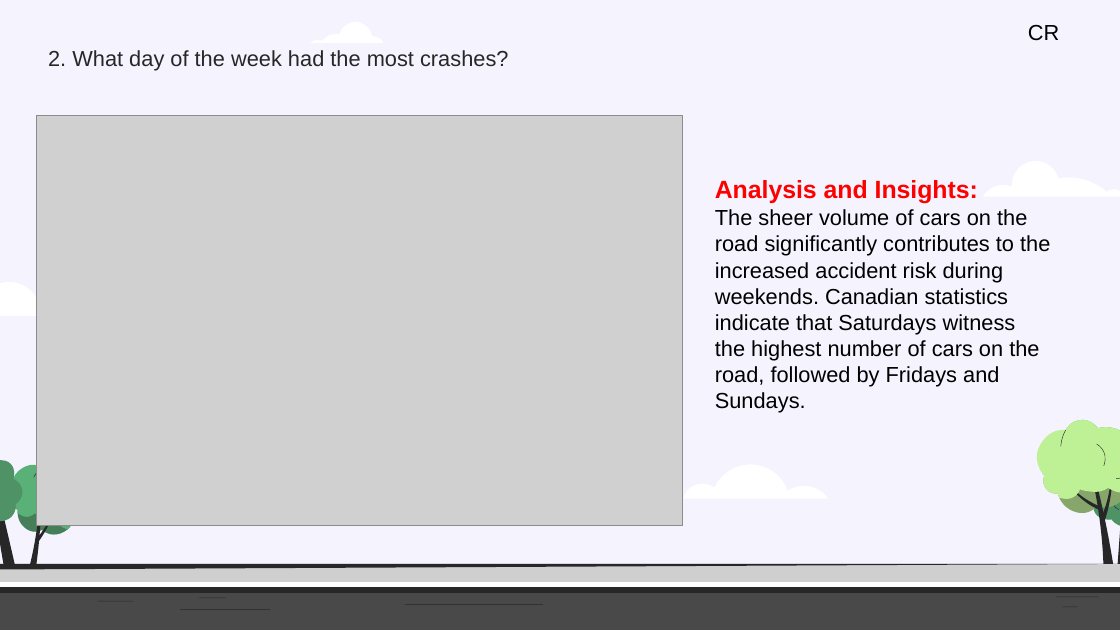
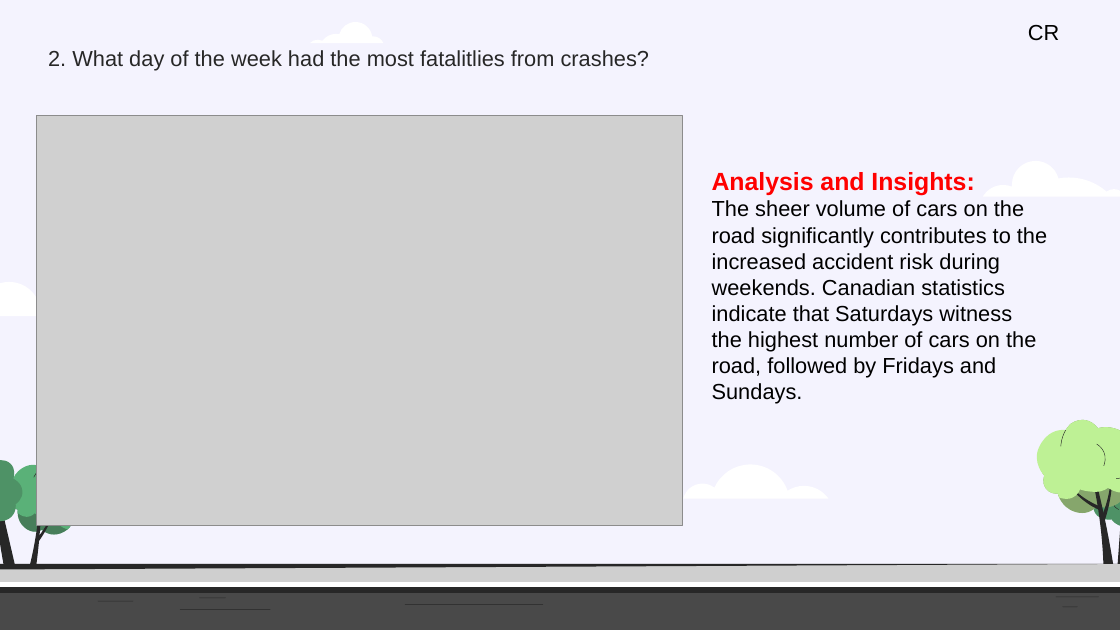
Before and after one commit to Kapedes/project-1-group-2, a slide deck: slide 6 of Insights and analysis of Crash Statistics in Australia.pptx. Drawn at 1120x630 pixels with LibreOffice and Linux fonts; fonts in the diff are those of the drawing; grey boxes stand for pictures. Boxes give left, top, right and bottom in pixels: in the first picture for what was removed or moved away, otherwise in the second. Text is boxed around its words. In the diff, an @@ line names an element or a change of style, - is before the commit and + after.

```diff
--- a/Insights and analysis of Crash Statistics in Australia.pptx
+++ b/Insights and analysis of Crash Statistics in Australia.pptx
@@ subtitle at box(48, 50, 649, 71): text changed @@
-2. What day of the week had the most crashes?
+2. What day of the week had the most fatalitlies from crashes?
@@ text "Analysis and Insights:": place and size @@
-text "Analysis and Insights:" at box(715, 180, 1050, 413)
+text "Analysis and Insights:" at box(712, 172, 1047, 404)
```
Also in this commit, not shown: 11 other slides changed, 1 other file.
